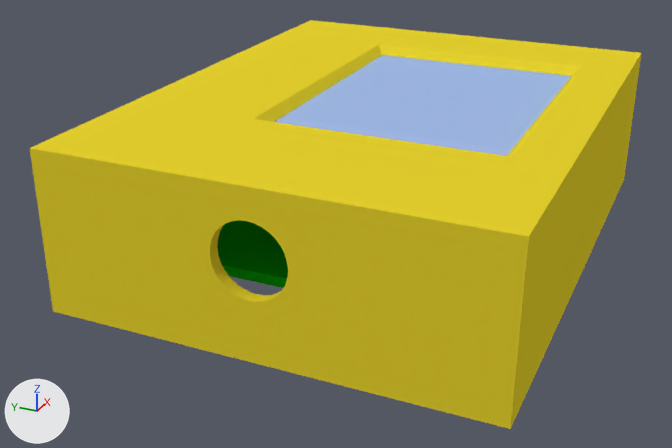
The Blender file circuit/enclosure/enclosure.blend, before and after one commit.
Camera for both pictures: a camera (50 mm lens) standing at (-101.9, -87.3, 62.3) and looking at (28.1, -28.8, -2.7). Lighting does not change. The marker at lower left points along +X, +Y and +Z.

Names of what the first picture shows: 'DisplayOuter', 'Enclosure', 'pcb'.
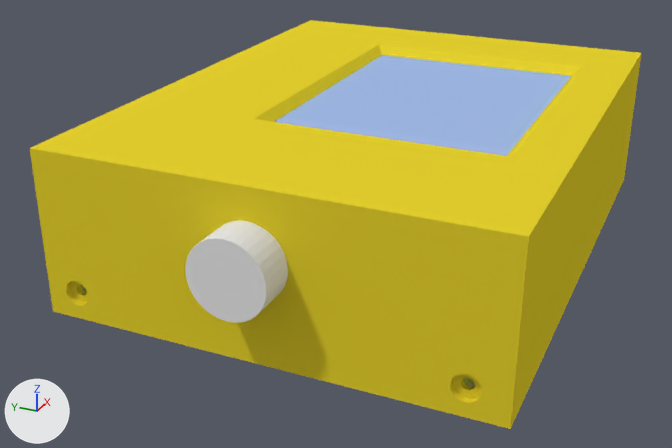
Boxes [x1, y1, x2, y2] around the edits, measured in the pictures (672 x 448 px):
'Input', shown: after [186, 220, 288, 323]
'EnclosureCap', shown: after [81, 285, 474, 386]
part 1 of me_cube_008, added (yellow): after [30, 149, 529, 429]
'pcb', unchanged, covered by the edit: before [217, 220, 288, 288]

The change in detail:
me_cube_008 is used by ob_enclosure; location (37.0, -33.4, 5.2); scale (0.045, 0.035, 0.013).
me_cube_008 had 991 vertices, 531 faces and spanned x -1000.0..1000.0, y -1000.0..1000.0, z -1000.0..1000.0.
me_cube_008 now has 1503 vertices, 803 faces and spans x -1000.0..1000.0, y -1000.0..1000.0, z -1000.0..1000.0.
me_cube_008 part 1: 256 vertices added at x -1000.0..-956.0, y -888.0..911.0, z -828.0..-520.0.
Object 'EnclosureCap' (ob_enclosurecap) is now shown.
Object 'Input' (ob_input) is now shown.
